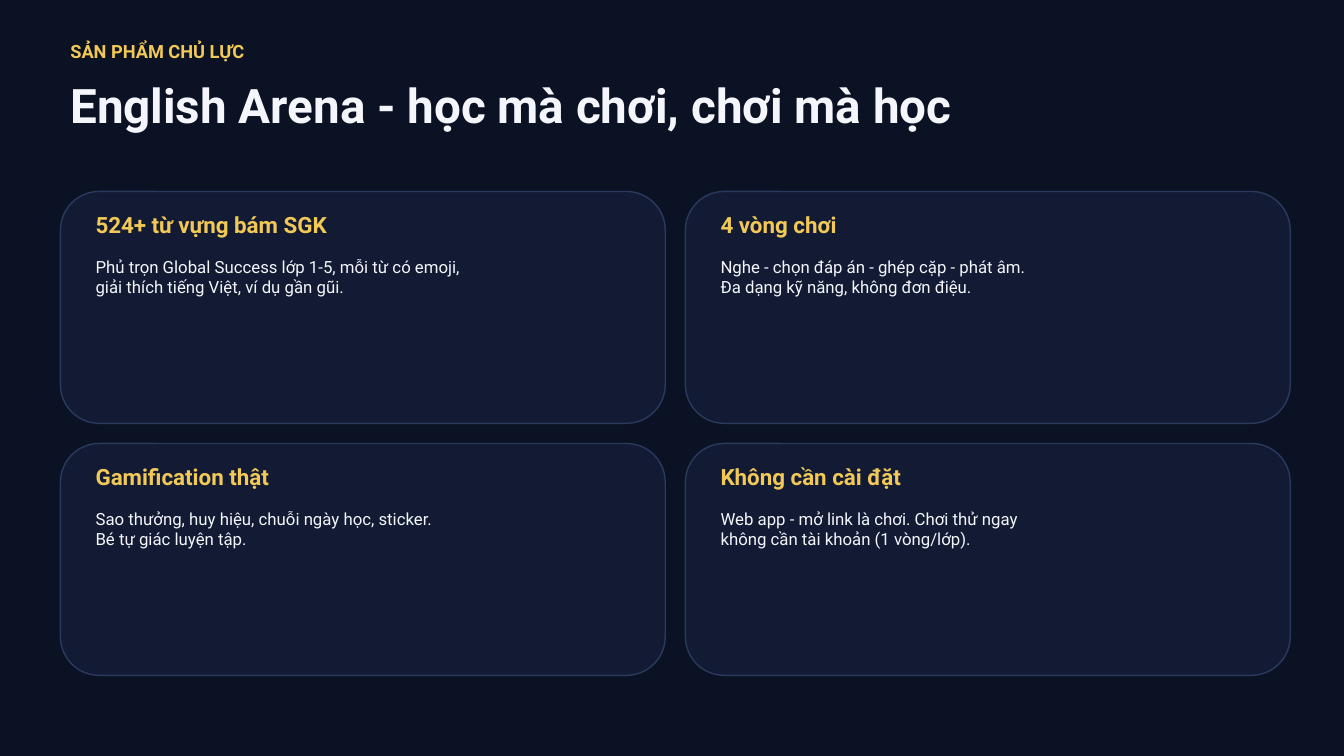
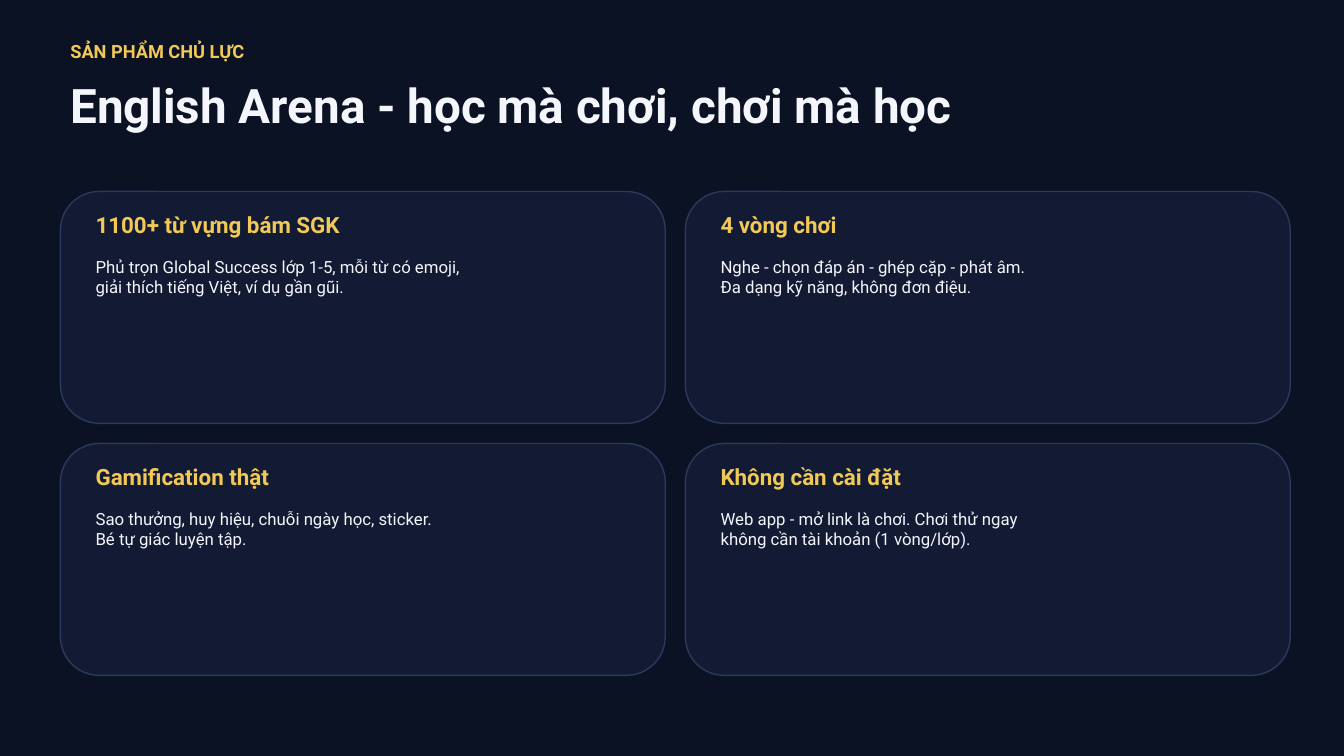
Before and after one commit to saintzzz/student-self-practice-web, a slide deck: slide 4 of docs/proposal-vieschool-sales.pptx. Drawn at 1344x756 pixels with LibreOffice and Linux fonts; fonts in the diff are those of the drawing. Boxes give left, top, right and bottom in pixels: in the first picture for what was removed or moved away, otherwise in the second. Text is boxed around its words. In the diff, an @@ line names an element or a change of style, - is before the commit and + after.

```diff
--- a/docs/proposal-vieschool-sales.pptx
+++ b/docs/proposal-vieschool-sales.pptx
@@ text at box(96, 216, 339, 238): text changed @@
-524+ từ vựng bám SGK
+1100+ từ vựng bám SGK
```
Also in this commit, not shown: 6 other slides changed, 3 other files.
